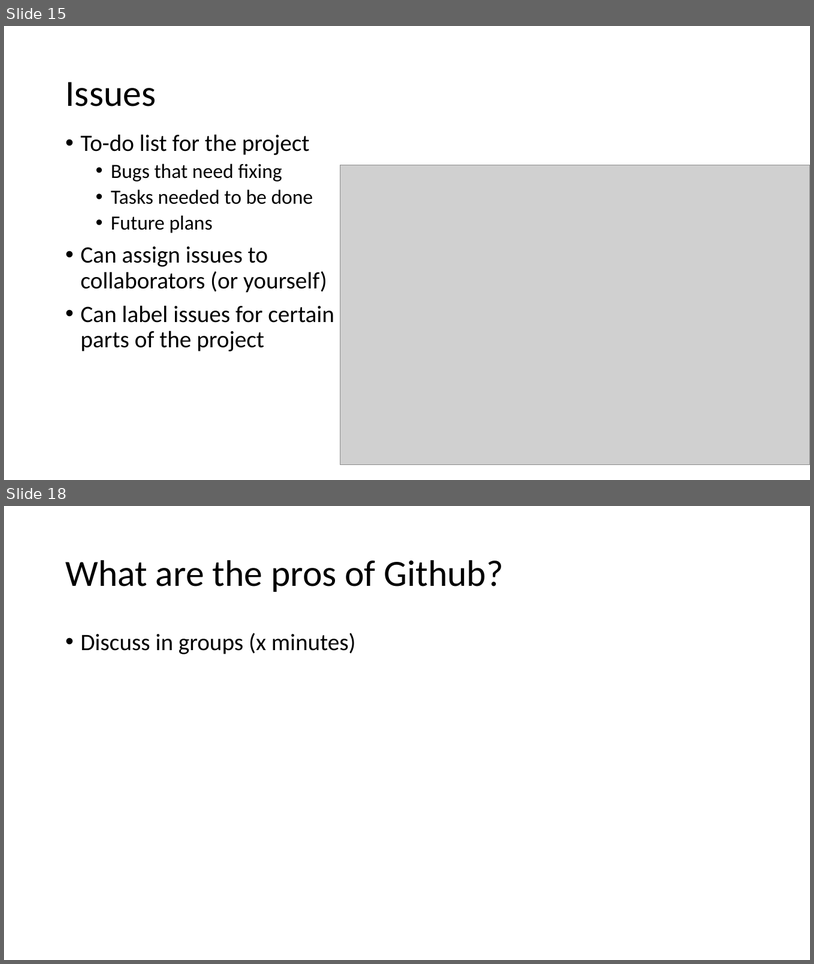
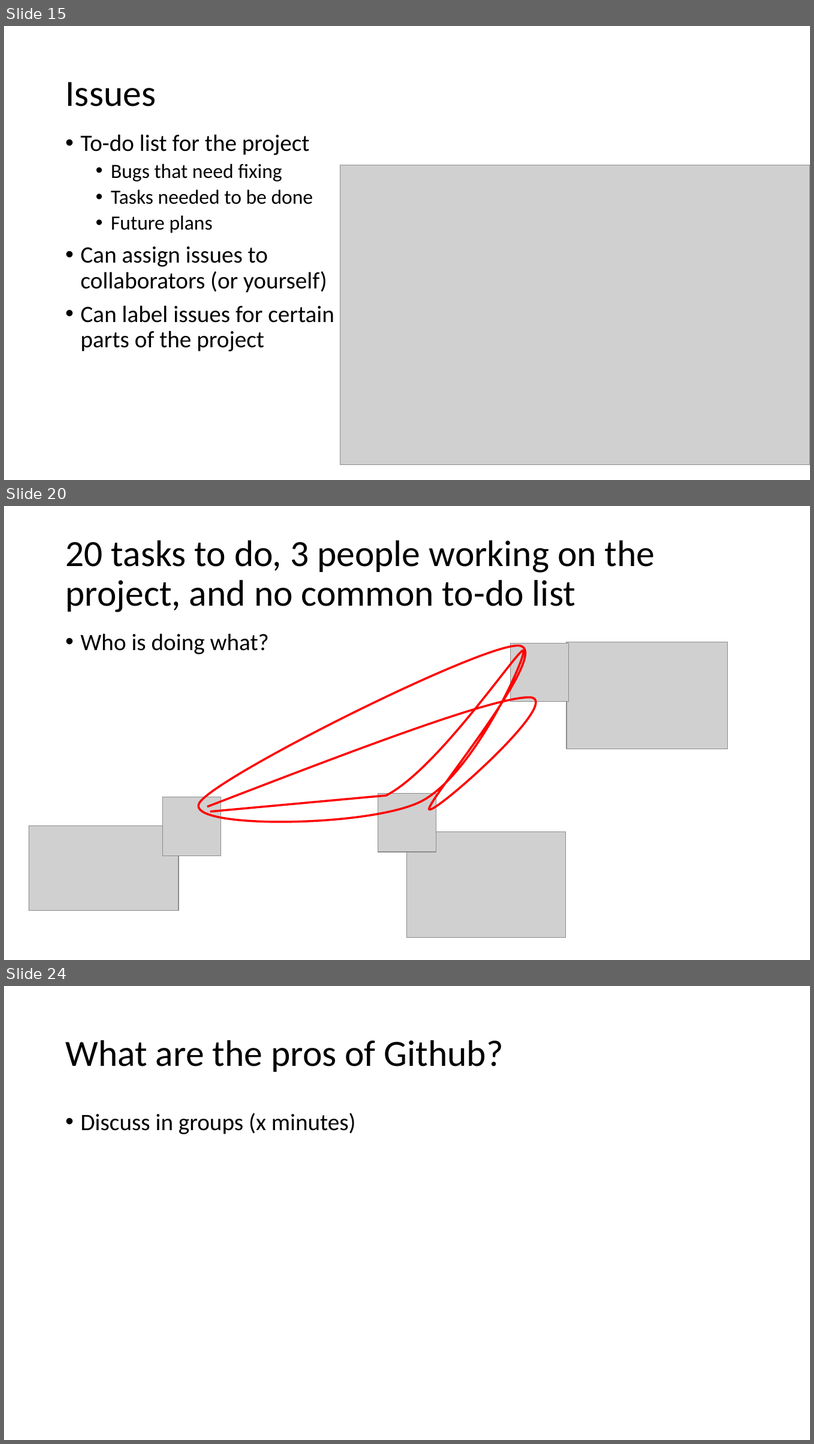
Before and after one commit to ReproducibleQM/n_commandments, a slide deck: pres_deck.pptx. Shown one above the other, each under a label of ours: slides 15 and 18 before the commit, slides 15, 20 and 24 after it; the slides between them are not shown. The pictures are 814x964 and 814x1444 pixels, drawn with LibreOffice and Linux fonts; fonts in the diff are those of the drawing; grey boxes stand for pictures. Boxes give left, top, right and bottom in pixels: in the first picture for what was removed or moved away, otherwise in the second. Text is boxed around its words. In the diff, an @@ line names an element or a change of style, - is before the commit and + after.

```diff
--- a/pres_deck.pptx
+++ b/pres_deck.pptx
@@ slide 20 added at bbox=[4, 506, 810, 960], background #FFFFFF @@
@@ title added at bbox=[65, 540, 656, 612], 44 pt, text #000000 @@
+20 tasks to do, 3 people working on the project, and no common to-do list
@@ text added at bbox=[81, 633, 269, 654], 28 pt, text #000000 @@
+• Who is doing what?
@@ freeform shape added at bbox=[199, 646, 536, 822], outline #FF0000 2.5 pt @@
@@ picture added at bbox=[510, 643, 569, 702] @@
@@ picture added at bbox=[567, 642, 728, 749] @@
@@ picture added at bbox=[378, 793, 437, 852] @@
@@ picture added at bbox=[162, 797, 221, 856] @@
@@ picture added at bbox=[29, 825, 179, 910] @@
@@ picture added at bbox=[408, 831, 567, 937] @@
@@ what was slide 18 is now slide 24 @@
```
Also in this commit, not shown: 6 other slides added, 1 slide removed.
